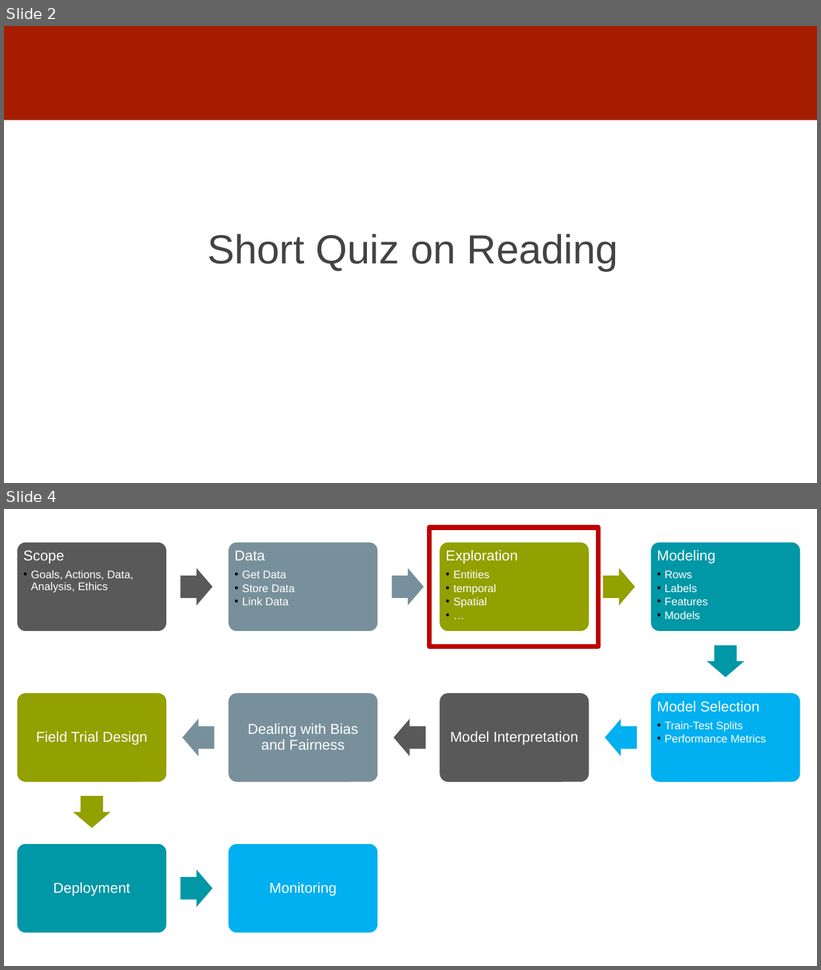
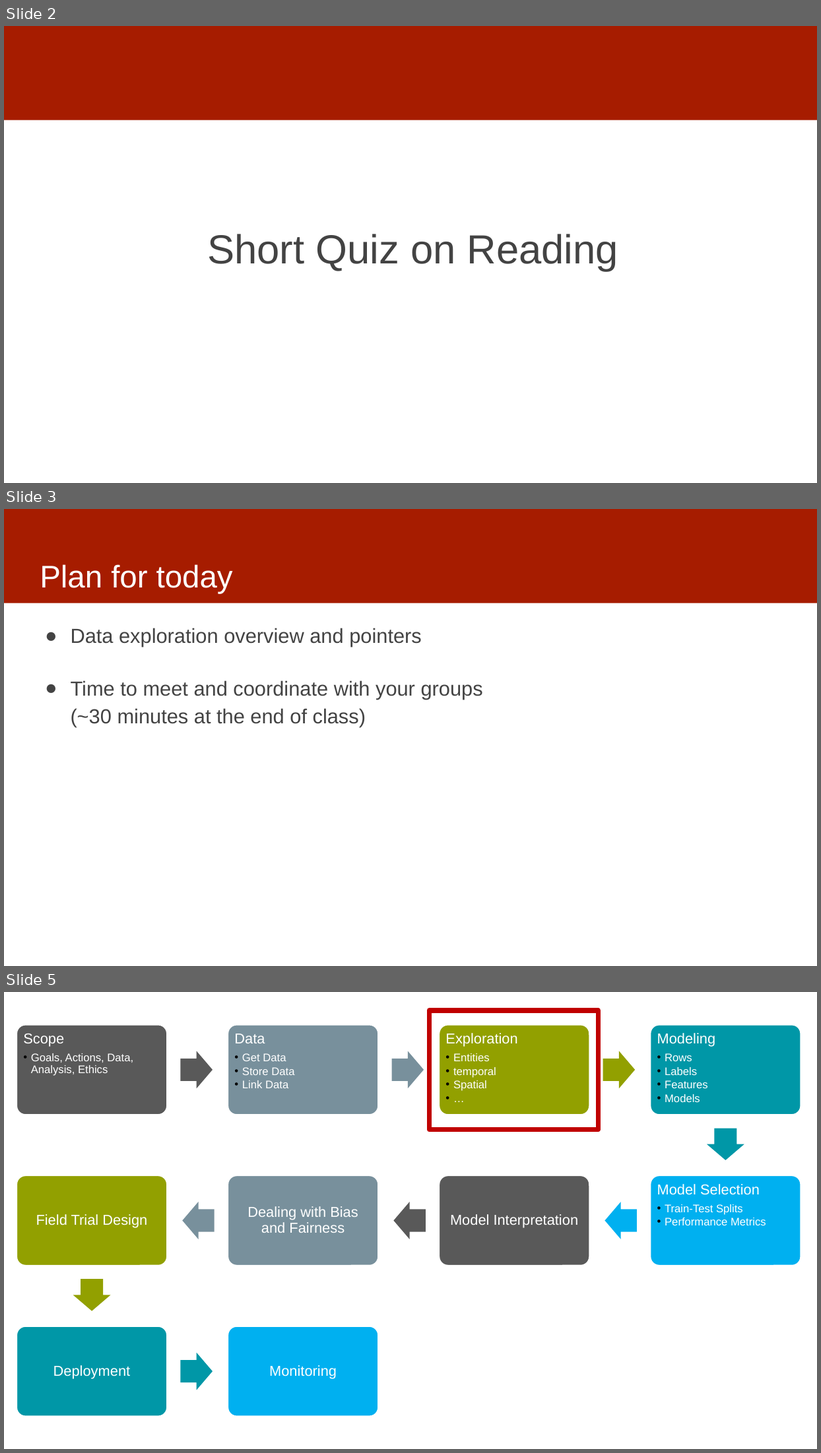
Before and after one commit to dssg/mlforpublicpolicylab, a slide deck: 03 - Data Exploration, Analytical Formulation, and Baselines/data-exploration.pptx. Shown one above the other, each under a label of ours: slides 2 and 4 before the commit, slides 2, 3 and 5 after it; the slides between them are not shown. The pictures are 821x970 and 821x1453 pixels, drawn with LibreOffice and Linux fonts; fonts in the diff are those of the drawing. Boxes give left, top, right and bottom in pixels: in the first picture for what was removed or moved away, otherwise in the second. Text is boxed around its words. In the diff, an @@ line names an element or a change of style, - is before the commit and + after.

Commit message:
data exploration slides updates

```diff
--- a/03 - Data Exploration, Analytical Formulation, and Baselines/data-exploration.pptx
+++ b/03 - Data Exploration, Analytical Formulation, and Baselines/data-exploration.pptx
@@ slide 3 added at [4,509,817,966], background #FFFFFF; not listed: 1 template element that a slide beside it also shows @@
@@ title added at [40,564,233,594], 37 pt, text #FFFFFF @@
+Plan for today
@@ text added at [71,628,483,727], 24 pt, text #434343 @@
+● Data exploration overview and pointers
+● Time to meet and coordinate with your groups
+  (~30 minutes at the end of class)
@@ what was slide 4 is now slide 5 @@
```
Also in this commit, not shown: 2 slides changed, 1 other slide added.
